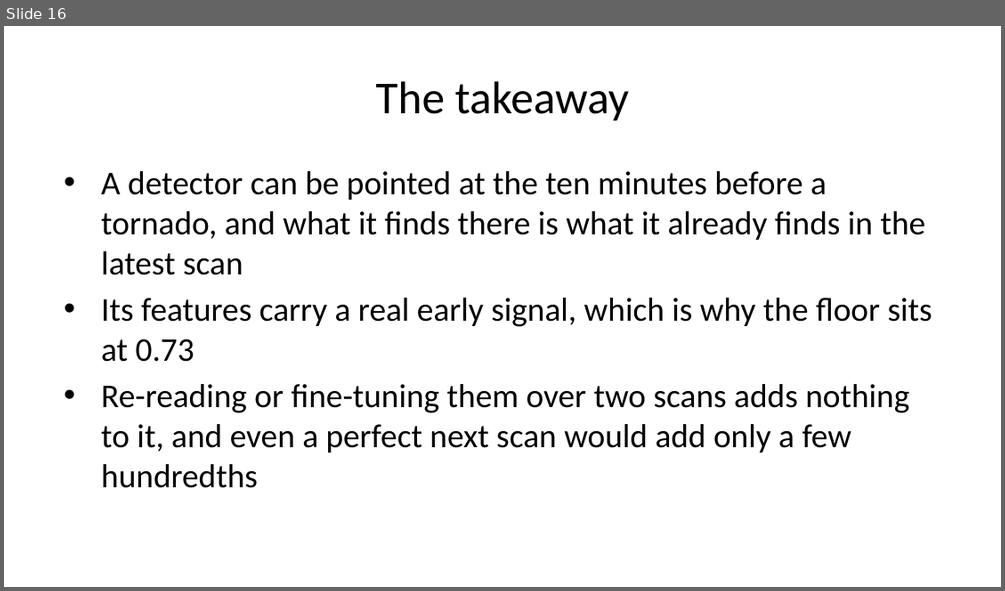
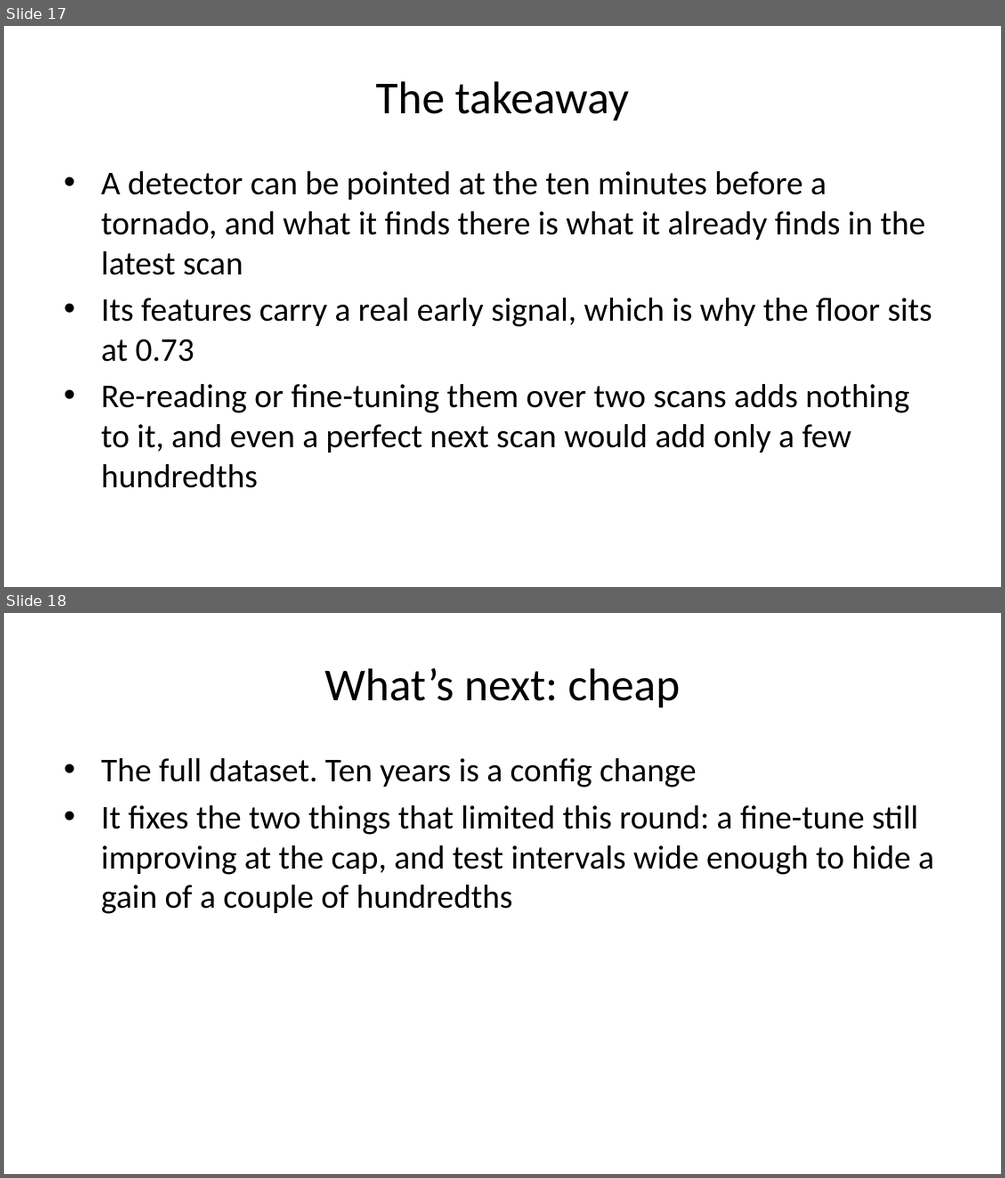
Before and after one commit to jakeryderv/tornado-onset, a slide deck: slides.pptx. Shown one above the other, each under a label of ours: slide 16 before the commit, slides 17 and 18 after it. The pictures are 1005x591 and 1005x1178 pixels, drawn with LibreOffice and Linux fonts; fonts in the diff are those of the drawing. Boxes give left, top, right and bottom in pixels: in the first picture for what was removed or moved away, otherwise in the second. Text is boxed around its words. In the diff, an @@ line names an element or a change of style, - is before the commit and + after.

```diff
--- a/slides.pptx
+++ b/slides.pptx
@@ slide 18 added at [4,613,1001,1174], background #FFFFFF @@
@@ title added at [324,668,680,708], 33 pt, text #000000 @@
+What’s next: cheap
@@ text added at [101,758,934,914], 24 pt, text #000000 @@
+• The full dataset. Ten years is a config change
+• It fixes the two things that limited this round: a fine-tune still improving at the cap, and test intervals wide enough to hide a gain of a couple of hundredths
@@ what was slide 16 is now slide 17 @@
```
Also in this commit, not shown: 12 slides changed, 1 other slide added, 1 other file.
